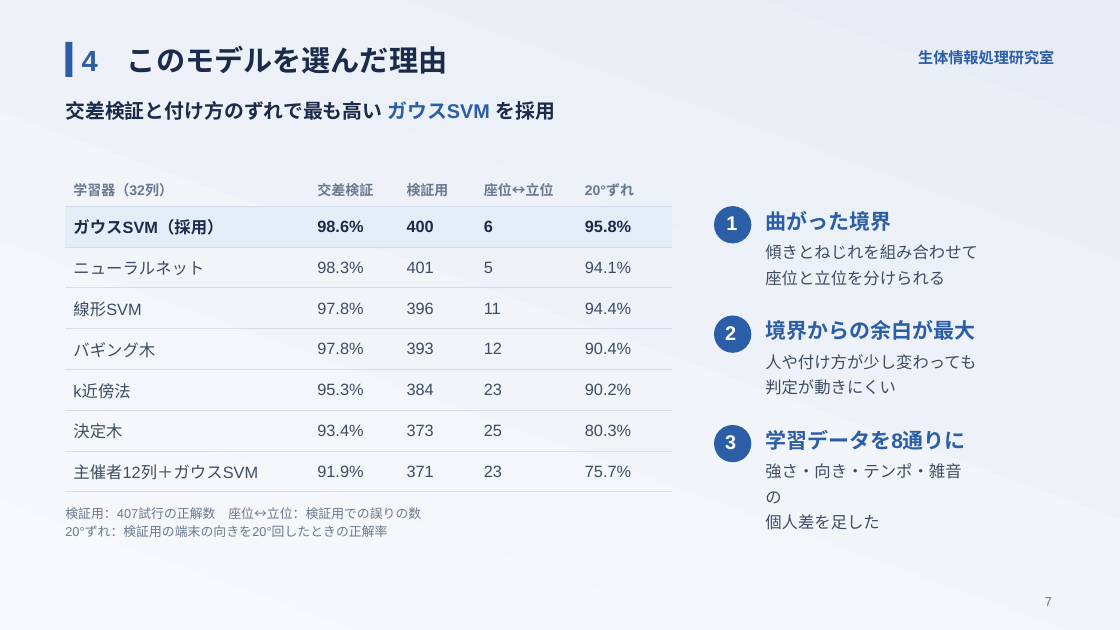
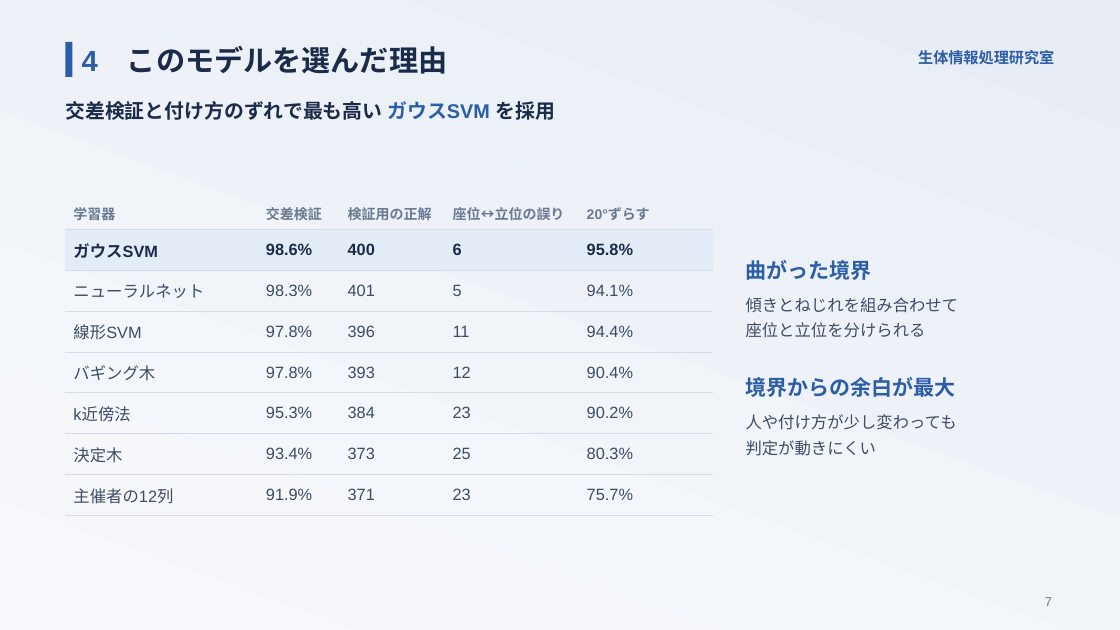
Before and after one commit to takuto-nohara/DataScienceContest, a slide deck: slide 7 of presentation/final_seitailab.pptx. Drawn at 1120x630 pixels with LibreOffice and Linux fonts; fonts in the diff are those of the drawing. Boxes give left, top, right and bottom in pixels: in the first picture for what was removed or moved away, otherwise in the second. Text is boxed around its words. In the diff, an @@ line names an element or a change of style, - is before the commit and + after.

```diff
--- a/presentation/final_seitailab.pptx
+++ b/presentation/final_seitailab.pptx
@@ table at box(66, 197, 713, 516) @@
-row 1: 学習器（32列） | 交差検証 | 検証用 | 座位↔立位 | 20°ずれ
+row 1: 学習器 | 交差検証 | 検証用の正解 | 座位↔立位の誤り | 20°ずらす
-row 2, column 1: ガウスSVM（採用）
+row 2, column 1: ガウスSVM
-row 8, column 1: 主催者12列＋ガウスSVM
+row 8, column 1: 主催者の12列
@@ table: place and size @@
-table at box(66, 173, 671, 492)
+table at box(66, 197, 713, 516)
@@ rounded rectangle removed at box(714, 206, 751, 243) @@
@@ text removed at box(726, 216, 737, 230) @@
-1
@@ text "曲がった境界": place and size @@
-text "曲がった境界" at box(765, 211, 891, 231)
+text "曲がった境界" at box(746, 260, 872, 280)
@@ text "傾きとねじれを組み合わせて" rewrapped from box(765, 244, 978, 286) to box(746, 297, 959, 313) @@
@@ rounded rectangle removed at box(714, 316, 751, 353) @@
@@ text removed at box(725, 326, 736, 340) @@
-2
@@ text "境界からの余白が最大": place and size @@
-text "境界からの余白が最大" at box(765, 320, 975, 340)
+text "境界からの余白が最大" at box(746, 377, 956, 397)
@@ text "人や付け方が少し変わっても": place and size @@
-text "人や付け方が少し変わっても" at box(765, 354, 976, 395)
+text "人や付け方が少し変わっても" at box(746, 414, 957, 456)
@@ rounded rectangle removed at box(714, 425, 751, 462) @@
@@ text removed at box(725, 435, 736, 450) @@
-3
@@ text removed at box(765, 430, 966, 450) @@
-学習データを8通りに
@@ text removed at box(765, 463, 961, 530) @@
-強さ・向き・テンポ・雑音の
-個人差を足した
@@ text removed at box(65, 507, 421, 537) @@
-検証用：407試行の正解数 座位↔立位：検証用での誤りの数
-20°ずれ：検証用の端末の向きを20°回したときの正解率
```
Also in this commit, not shown: 6 other slides changed, 16 other files.
